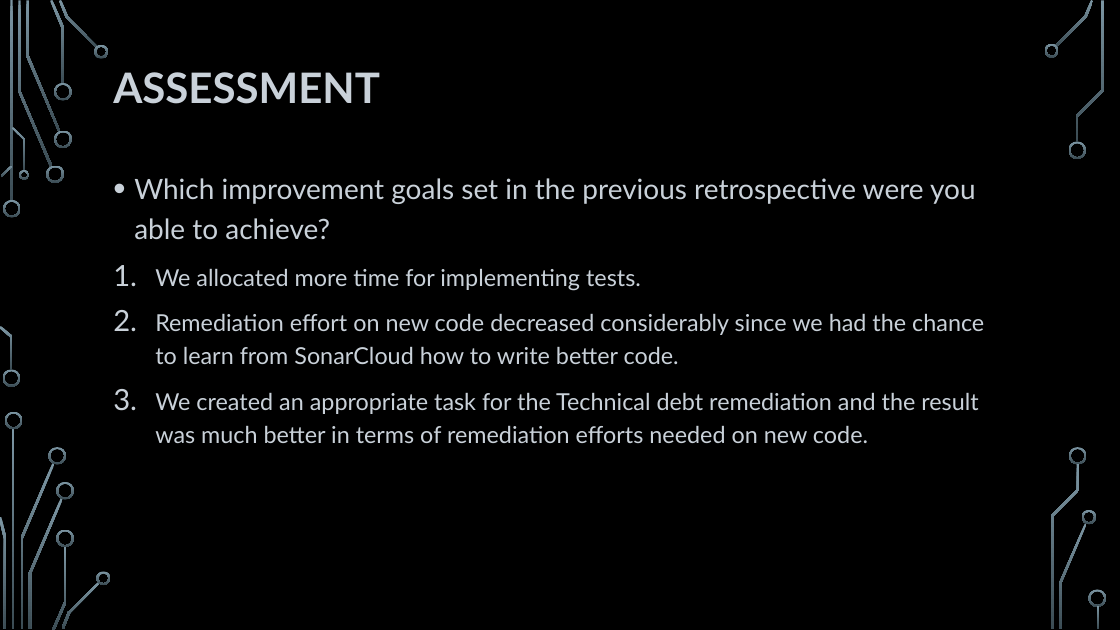
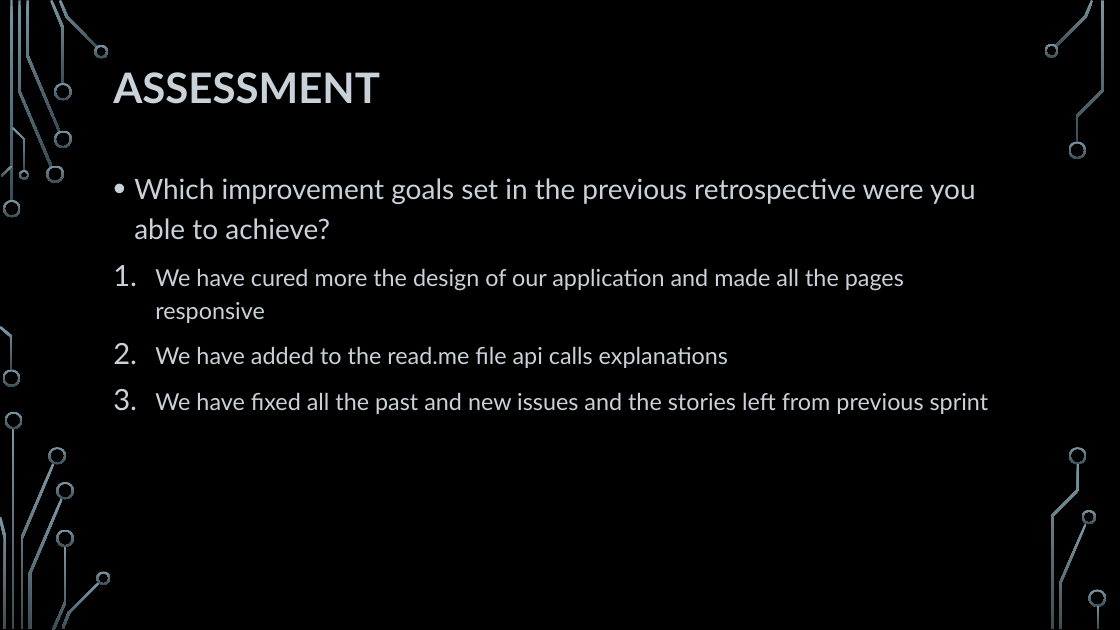
Before and after one commit to HeydarliAtabay/SolidarityPurchasingGroup, a slide deck: slide 14 of Retrospective/Sprint 3 - Retrospective.pptx. Drawn at 1120x630 pixels with LibreOffice and Linux fonts; fonts in the diff are those of the drawing; background and template pictures are left out. Boxes give left, top, right and bottom in pixels: in the first picture for what was removed or moved away, otherwise in the second. Text is boxed around its words. In the diff, an @@ line names an element or a change of style, - is before the commit and + after.

```diff
--- a/Retrospective/Sprint 3 - Retrospective.pptx
+++ b/Retrospective/Sprint 3 - Retrospective.pptx
@@ text at bbox=[155, 269, 989, 414]: text changed @@
-1. We allocated more time for implementing tests.
-2. Remediation effort on new code decreased considerably since we had the chance to learn from SonarCloud how to write better code.
-3. We created an appropriate task for the Technical debt remediation and the result was much better in terms of remediation efforts needed on new code.
+1. We have cured more the design of our application and made all the pages responsive
+2. We have added to the read.me file api calls explanations
+3. We have fixed all the past and new issues and the stories left from previous sprint
```
Also in this commit, not shown: 3 other slides changed.
